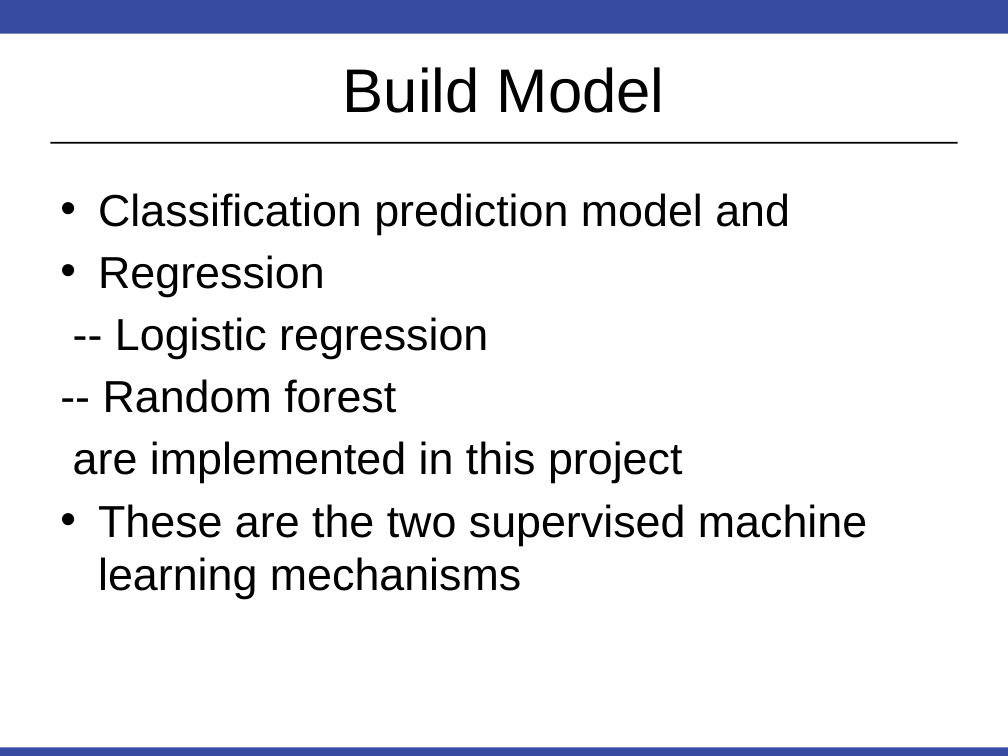
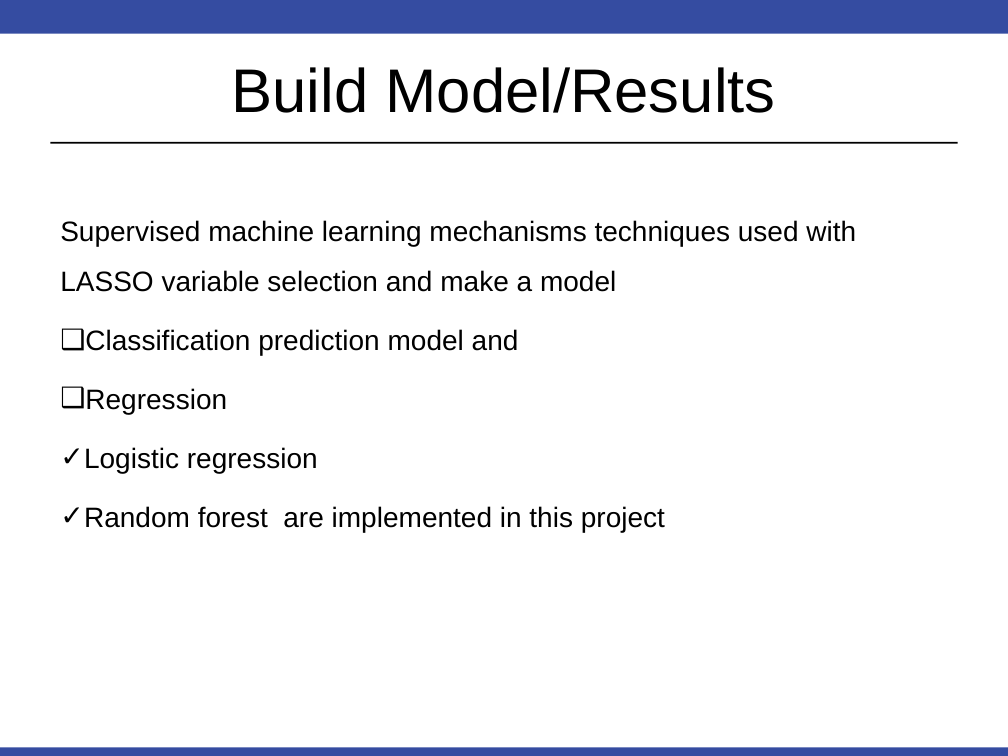
Before and after one commit to tazeb6531/CaseSudy2, a slide deck: slide 7 of Employee Attrition_case study.ppt (slide 9 before the commit). Drawn at 1008x756 pixels with LibreOffice and Linux fonts; fonts in the diff are those of the drawing. Boxes give left, top, right and bottom in pixels: in the first picture for what was removed or moved away, otherwise in the second. Text is boxed around its words. In the diff, an @@ line names an element or a change of style, - is before the commit and + after.

```diff
--- a/Employee Attrition_case study.ppt
+++ b/Employee Attrition_case study.ppt
@@ title at (x1=232, y1=67, x2=775, y2=113): text changed @@
-Build Model
+Build Model/Results
@@ text "Supervised machine learning mechanisms techniques ..." moved from (x1=73, y1=193, x2=867, y2=599) to (x1=60, y1=220, x2=856, y2=532) @@
@@ text at (x1=60, y1=220, x2=856, y2=292): paragraph added @@
+Supervised machine learning mechanisms techniques used with LASSO variable selection and make a model
@@ text at (x1=85, y1=329, x2=519, y2=414): size 32 to 20 pt in "Classification prediction model and", "Regression"; bullet • to ❑; line spacing 1 to 1.5 @@
@@ text at (x1=84, y1=447, x2=665, y2=532): text changed; size 32 to 20 pt @@
--- Logistic regression
--- Random forest
-are implemented in this project
-• These are the two supervised machine learning mechanisms
+✓ Logistic regression
+✓ Random forest are implemented in this project
```
Also in this commit, not shown: 3 other slides changed, 5 slides added, 5 slides removed, 22 other files.
